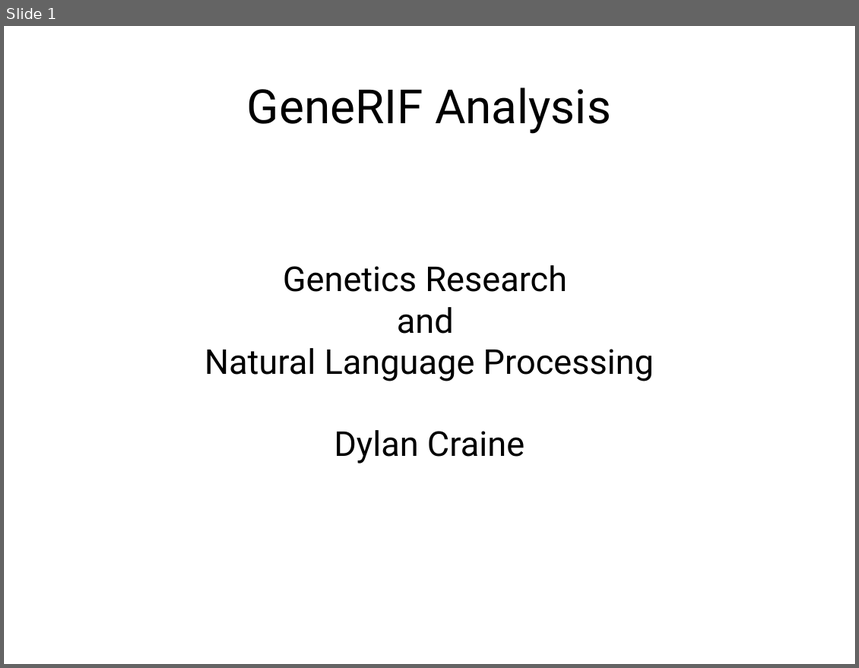
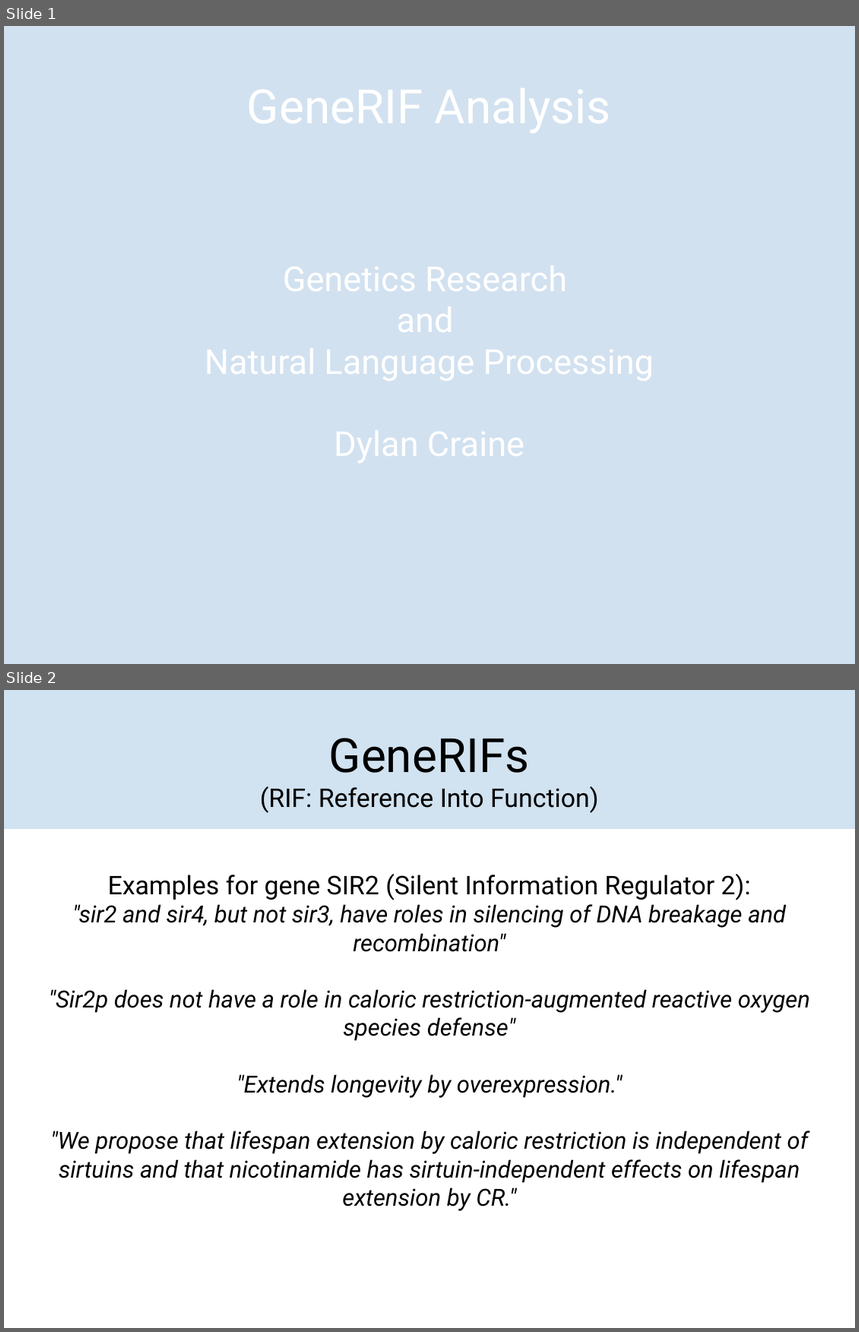
Before and after one commit to DeepwaterCreations/genDR-generif-analysis, a slide deck: presentation.odp. Shown one above the other, each under a label of ours: slide 1 before the commit, slides 1 and 2 after it. The pictures are 859x668 and 859x1332 pixels, drawn with LibreOffice and Linux fonts; fonts in the diff are those of the drawing. Boxes give left, top, right and bottom in pixels: in the first picture for what was removed or moved away, otherwise in the second. Text is boxed around its words. In the diff, an @@ line names an element or a change of style, - is before the commit and + after.

```diff
--- a/presentation.odp
+++ b/presentation.odp
@@ slide 2 added at (x1=4, y1=690, x2=855, y2=1328), background #FFFFFF @@
@@ rectangle added at (x1=4, y1=690, x2=855, y2=829), fill #D1E2F0 @@
@@ title added at (x1=260, y1=738, x2=599, y2=813), 24 pt, text #000000 @@
+GeneRIFs
+(RIF: Reference Into Function)
@@ subtitle added at (x1=49, y1=874, x2=810, y2=1211), 22 pt, text #000000, italic @@
+Examples for gene SIR2 (Silent Information Regulator 2):
+"sir2 and sir4, but not sir3, have roles in silencing of DNA breakage and recombination"
+"Sir2p does not have a role in caloric restriction-augmented reactive oxygen species defense"
+"Extends longevity by overexpression."
+"We propose that lifespan extension by caloric restriction is independent of sirtuins and that nicotinamide has sirtuin-independent effects on lifespan extension by CR."
@@ slide 1 changed as well @@
@@ background #FFFFFF to gradient #000000 to #FFFFFF @@
@@ rectangle added at (x1=4, y1=26, x2=855, y2=664), fill #D2E1F0 @@
@@ title removed at (x1=247, y1=88, x2=611, y2=134) @@
-GeneRIF Analysis
@@ subtitle removed at (x1=205, y1=265, x2=655, y2=464) @@
-Genetics Research
-and
-Natural Language Processing
-Dylan Craine
```
Also in this commit, not shown: 6 other slides changed, 1 other slide added, 4 slides removed.
